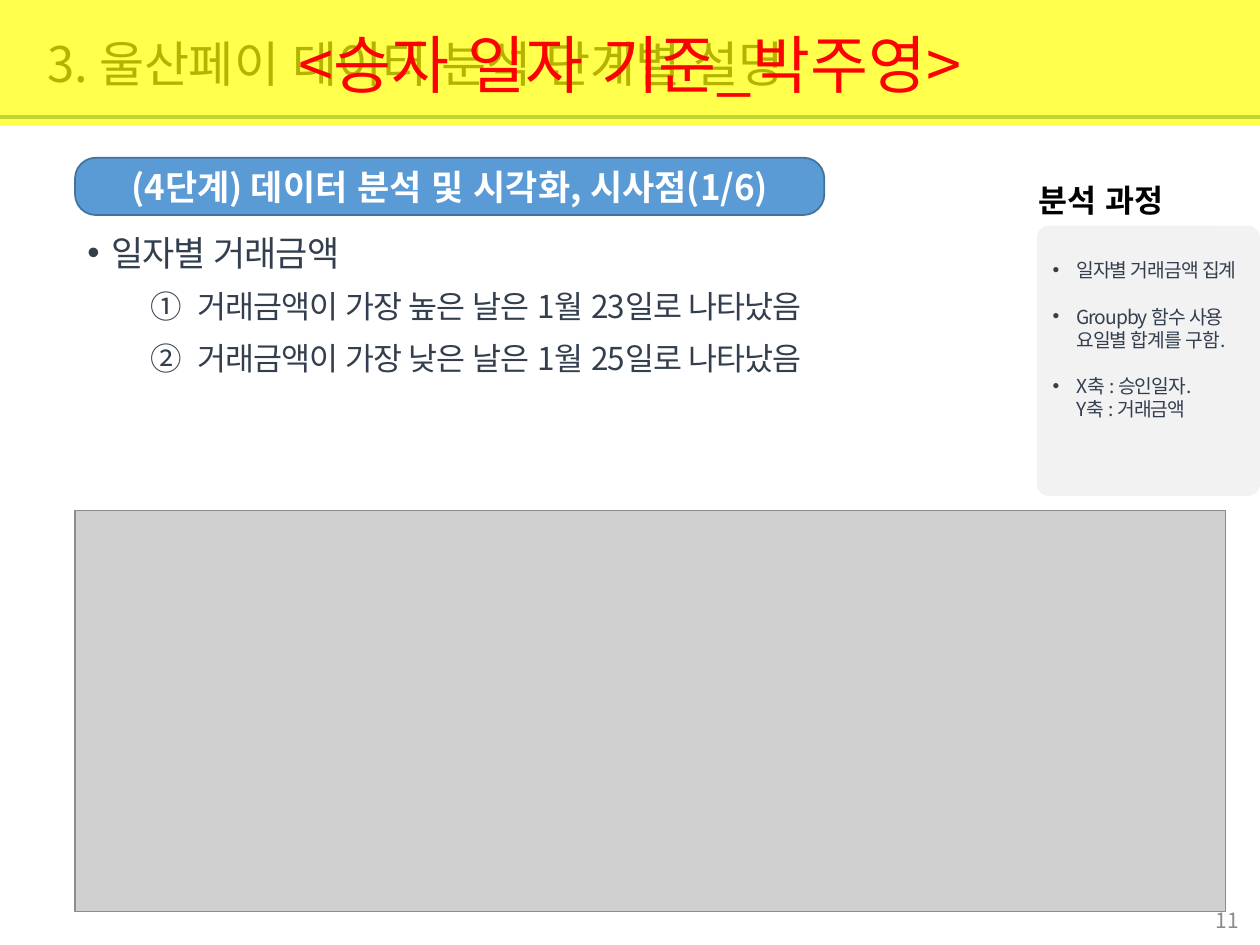
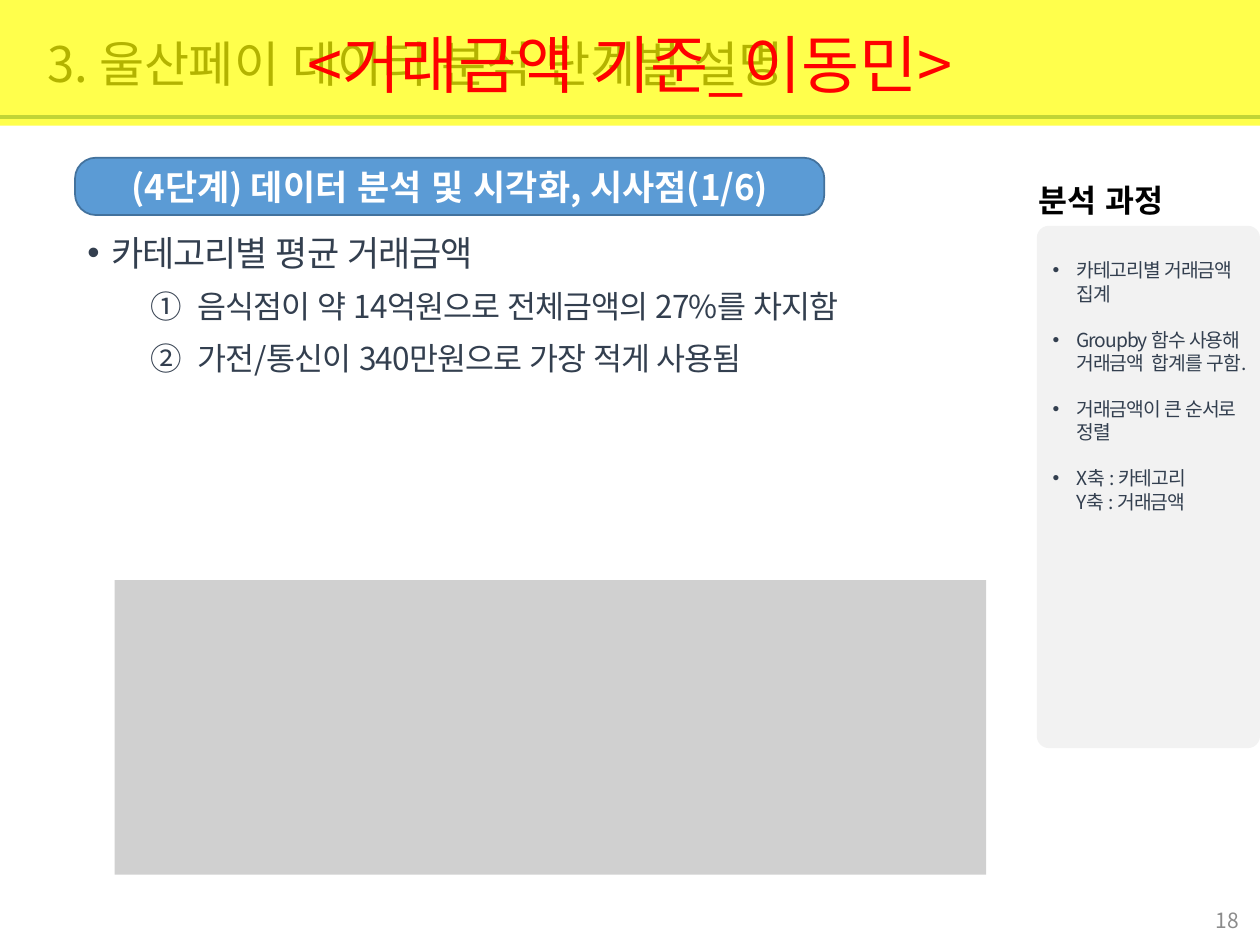
Before and after one commit to jamesjhk/Project_B, a slide deck: slide 18 of 빅데이터 기반 울산페이 사용 분석 보고서_ProjectB.pptx (slide 11 before the commit). Drawn at 1260x945 pixels with LibreOffice and Linux fonts; fonts in the diff are those of the drawing; grey boxes stand for pictures. Boxes give left, top, right and bottom in pixels: in the first picture for what was removed or moved away, otherwise in the second. Text is boxed around its words. In the diff, an @@ line names an element or a change of style, - is before the commit and + after.

```diff
--- a/빅데이터 기반 울산페이 사용 분석 보고서_ProjectB.pptx
+++ b/빅데이터 기반 울산페이 사용 분석 보고서_ProjectB.pptx
@@ text in rectangle at [308,36,952,97]: text changed @@
-<승자 일자 기준_박주영>
+<거래금액 기준_이동민>
@@ text at [111,237,473,269]: text changed @@
-• 일자별 거래금액
+• 카테고리별 평균 거래금액
@@ rounded rectangle "카테고리별 거래금액 집계": place and size @@
-rounded rectangle "카테고리별 거래금액 집계" at [1037,226,1260,495]
+rounded rectangle "카테고리별 거래금액 집계" at [1037,226,1260,748]
@@ text in rounded rectangle at [1076,261,1247,511]: text changed @@
-• 일자별 거래금액 집계
-• Groupby 함수 사용 요일별 합계를 구함.
-• X축 : 승인일자.
-  Y축 : 거래금액
+• 카테고리별 거래금액 집계
+• Groupby 함수 사용해 거래금액 합계를 구함.
+• 거래금액이 큰 순서로 정렬
+• X축 : 카테고리
+  Y축 : 거래금액
@@ text at [198,291,839,376]: text changed @@
-  1. 거래금액이 가장 높은 날은 1월 23일로 나타났음
-  2. 거래금액이 가장 낮은 날은 1월 25일로 나타났음
+  1. 음식점이 약 14억원으로 전체금액의 27%를 차지함
+  2. 가전/통신이 340만원으로 가장 적게 사용됨
@@ picture: place and size @@
-picture at [76,510,1226,911]
+picture at [115,580,987,874]
@@ page number at [1216,912,1239,928]: text changed @@
-11
+18
```
Also in this commit, not shown: 5 other slides changed.
